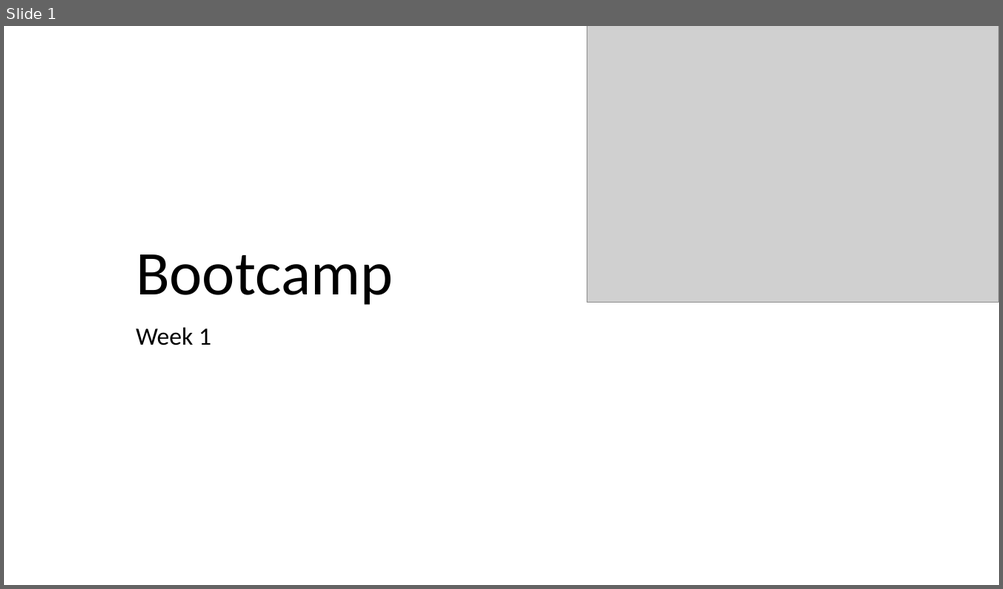
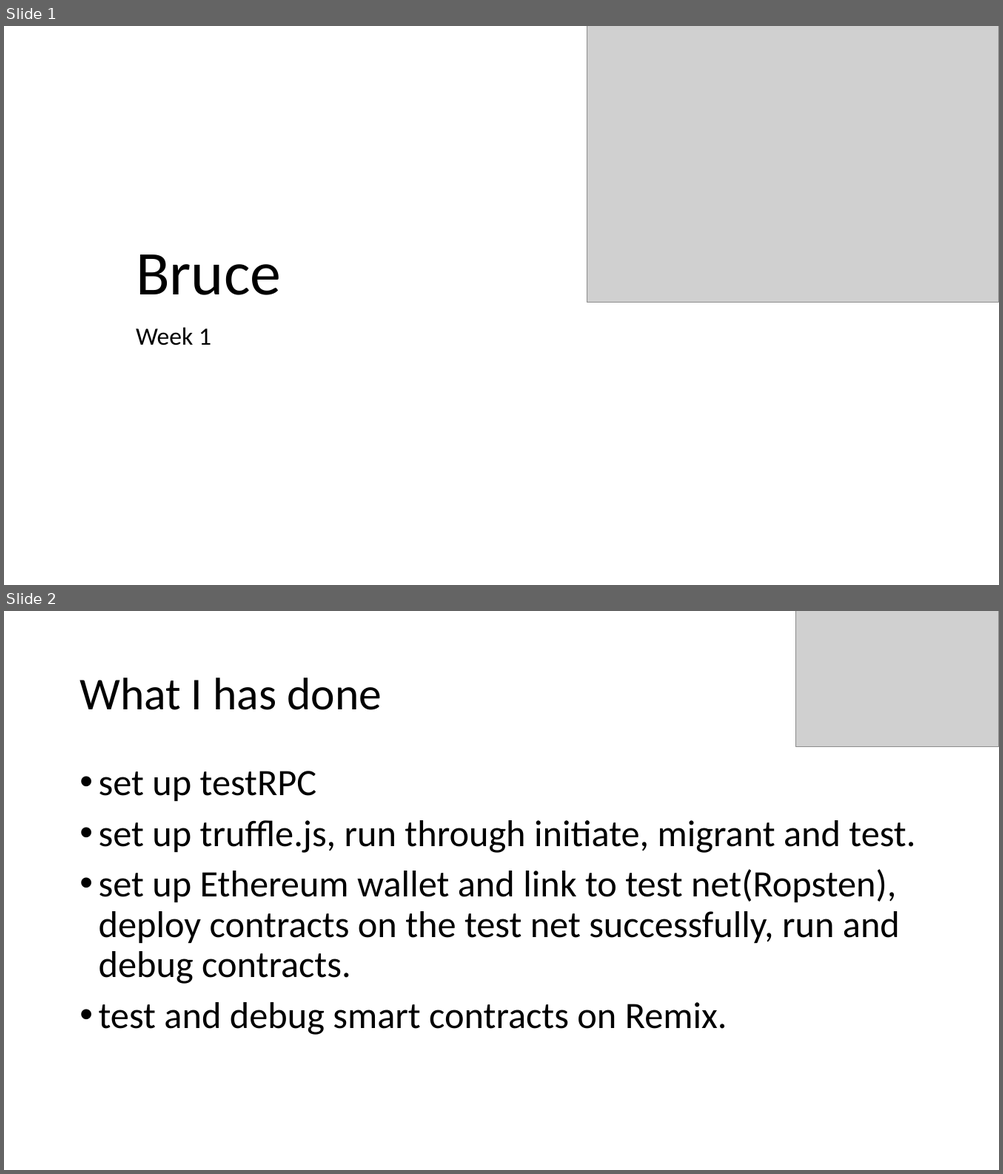
Before and after one commit to ryu9827/bootcamp-slices, a slide deck: Presentation-Bruce.pptx. Shown one above the other, each under a label of ours: slide 1 before the commit, slides 1 and 2 after it. The pictures are 1003x589 and 1003x1174 pixels, drawn with LibreOffice and Linux fonts; fonts in the diff are those of the drawing; grey boxes stand for pictures. Boxes give left, top, right and bottom in pixels: in the first picture for what was removed or moved away, otherwise in the second. Text is boxed around its words. In the diff, an @@ line names an element or a change of style, - is before the commit and + after.

```diff
--- a/Presentation-Bruce.pptx
+++ b/Presentation-Bruce.pptx
@@ slide 2 added at (x1=4, y1=611, x2=999, y2=1170), background #FFFFFF @@
@@ picture added at (x1=796, y1=611, x2=999, y2=747) @@
@@ title added at (x1=79, y1=678, x2=381, y2=710), 44 pt, text #000000 @@
+What I has done
@@ text added at (x1=99, y1=771, x2=915, y2=1035), 36 pt, text #000000 @@
+• set up testRPC
+• set up truffle.js, run through initiate, migrant and test.
+• set up Ethereum wallet and link to test net(Ropsten), deploy contracts on the test net successfully, run and debug contracts.
+• test and debug smart contracts on Remix.
@@ slide 1 changed as well @@
@@ title at (x1=136, y1=255, x2=281, y2=295): text changed @@
-Bootcamp
+Bruce
```
Also in this commit, not shown: 5 other slides changed, 8 other slides added.
